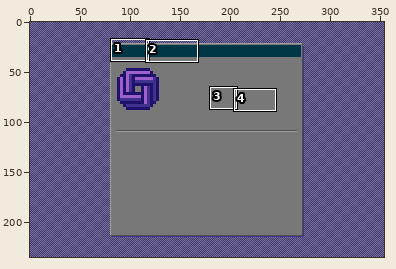
Pixel-art file -- aboutscreen.aseprite. The picture above shows the old version from afar; the outline marks the close-up.
Close-up. Old version:
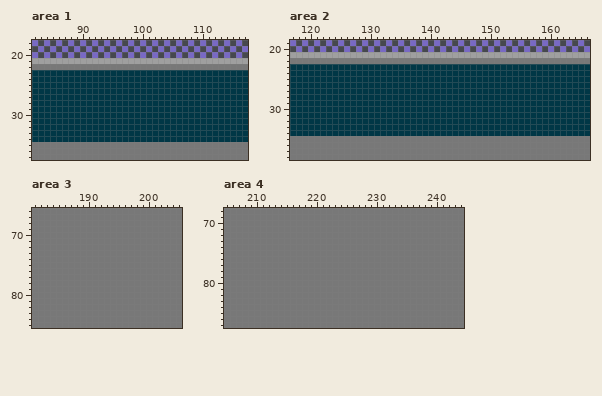
354x235 pixels, 1 frame. Shown: area 1: x 82..117, y 18..37; area 2: x 117..166, y 19..38; area 3: x 181..205, y 66..85; area 4: x 205..244, y 68..87. The commit also changed other parts of the picture, which this record leaves out.
The result:
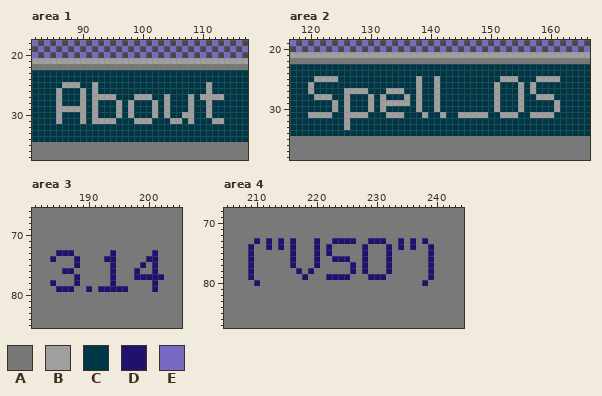
Palette (. is transparent): A #787878  B #9f9f9f  C #003746  D #20116d  E #7869c4
What changed:
layer "fg" now shown
Changed rows in their new state; - is an unchanged pixel.
Area 1, layer "fg":
first column x 86:
25 -BBB--B------------------B--
26 B---B-B------------------B--
27 B---B-BBBB---BBB--B---B-BBBB
28 B---B-B---B-B---B-B---B--B--
29 BBBBB-B---B-B---B-B---B--B--
30 B---B-B---B-B---B-B--BB--B--
31 B---B-BBBB---BBB---BB-B---BB
Area 2, layer "fg":
first column x 120:
25 -BBBB-------------B--B----------BBB---BBBB
26 B-----------------B--B---------B---B-B----
27 B-----BBBB---BBB--B--B---------B---B-B----
28 -BBB--B---B-B---B-B--B---------B---B--BBB-
29 ----B-B---B-BBBBB-B--B---------B---B-----B
30 ----B-B---B-B-----B--B---------B---B-----B
31 BBBB--BBBB---BBB---B--B--BBBBB--BBB--BBBB-
32 ------B-----------------------------------
33 ------B-----------------------------------
Area 3, layer "fg":
first column x 184:
73 -DDD------D------D-
74 D---D----DD-----DD-
75 ----D-----D----D-D-
76 --DD------D---D--D-
77 ----D-----D---DDDDD
78 D---D-----D------D-
79 -DDD--D-DDDDD----D-
Area 4, layer "fg":
first column x 209:
73 -D-D-D-D---D--DDDD--DDD--D-D-D-
74 D--D-D-D---D-D-----D---D-D-D--D
75 D------D---D-D-----D---D------D
76 D------D---D--DDD--D---D------D
77 D------D---D-----D-D---D------D
78 D-------D-D------D-D---D------D
79 D--------D---DDDD---DDD-------D
80 -D---------------------------D-
